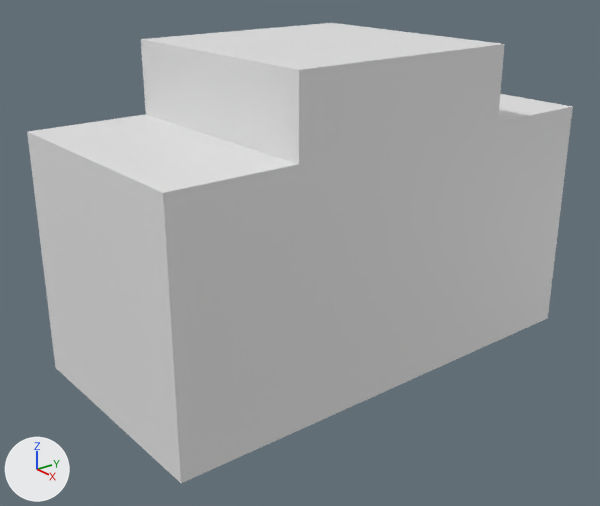
What one commit did to the Blender file Assets/Models/Block/Toaster/Toaster.blend.
Both versions are drawn from a 50 mm camera at (5.06, -5.26, 3.4) aimed at (0.03, -1.21, 0.9). Every picture has the same lights, and +X, +Y and +Z are marked at lower left.
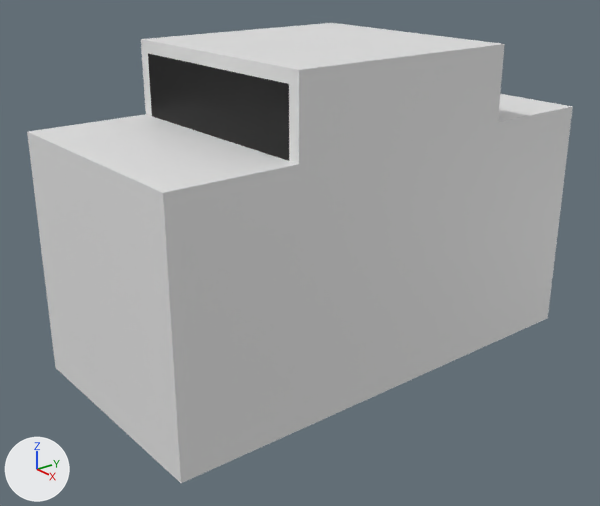
What differs and where, as boxes [x1, y1, x2, y2] in the pictures (600 x 506 px):
part 1 of me_cube, built on
    both: [141, 39, 299, 164]

What the commit changed:
Material 'Black' (mat_black) is new.
Its base color is (0.0, 0.0, 0.0) (black #000000).
me_cube has 26 vertices, 24 faces and spans x -1.0..1.0, y -1.0..1.0, z -1.0..1.6.
me_cube is used by ob_cube; location (0.0, -1.0, 1.0); scale (1.0, 2.0, 1.0).
Verts and faces of me_cube; kept vertices keep their numbers, new ones are numbered from 26.
Before the commit, vertices of me_cube: 11 (1.0, 0.5, 1.0) at pixel (497, 122), 13 (1.0, -0.5, 1.0) at pixel (298, 164), 14 (-1.0, -0.5, 1.0) at pixel (145, 114), 16 (-1.0, 0.5, 1.0), 20 (1.0, 0.5, 1.6) at pixel (504, 44).
Before the commit, vertices of me_cube: 22 (1.0, -0.5, 1.6) at pixel (298, 69), 23 (-1.0, -0.5, 1.6) at pixel (140, 39), 25 (-1.0, 0.5, 1.6) at pixel (331, 22).
Part 1, on me_cube:
Faces deleted: (13, 22, 23, 14), (11, 16, 25, 20).
New vertex 26 is at (-0.9, -0.5, 1.0), pixel (151, 116).
New vertex 27 is at (-0.9, 0.5, 1.0).
New vertex 28 is at (-0.9, -0.5, 1.5), pixel (147, 53).
New vertex 29 is at (-0.9, 0.5, 1.5).
New vertices 30 to 33 stand at vertices 26 to 29, in that order, plus (1.8, 0.0, 0.0).
New faces: (26, 30, 32, 28), (27, 29, 33, 31) (mat_black (black #000000)).
New faces: (11, 16, 27, 31), (20, 33, 29, 25), (16, 25, 29, 27), (11, 31, 33, 20), (14, 26, 28, 23), (13, 30, 26, 14) (mat_material (white #e7e7e7)).
New faces: (22, 23, 28, 32), (13, 22, 32, 30) (mat_material (white #e7e7e7)).
me_cube now uses material mat_black (black #000000).
